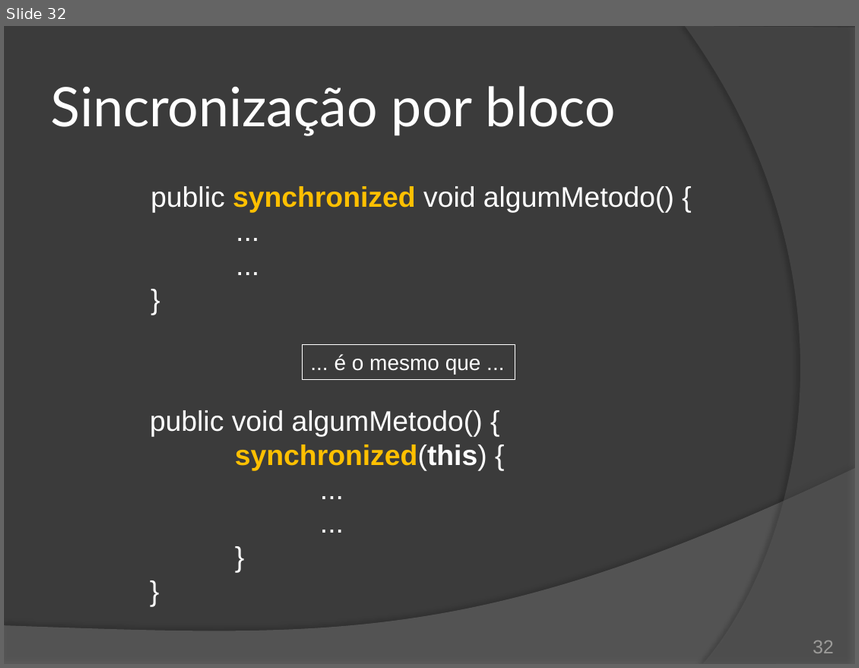
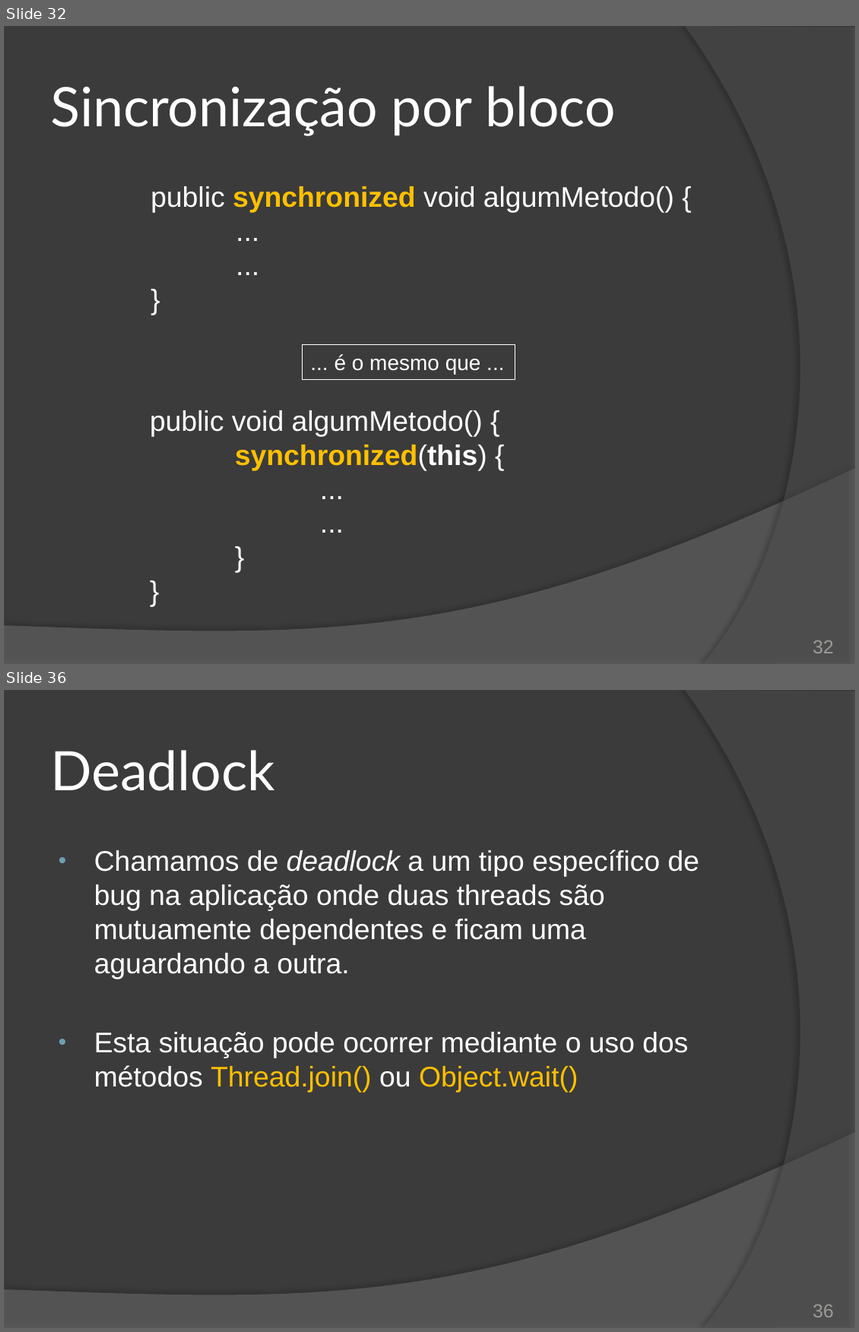
Before and after one commit to duchesqui/slzvieira-training, a slide deck: 2-Java-Programmer-Modulo-II/14.Capitulo08.pptx. Shown one above the other, each under a label of ours: slide 32 before the commit, slides 32 and 36 after it; the slides between them are not shown. The pictures are 859x668 and 859x1332 pixels, drawn with LibreOffice and Linux fonts; fonts in the diff are those of the drawing. Boxes give left, top, right and bottom in pixels: in the first picture for what was removed or moved away, otherwise in the second. Text is boxed around its words. In the diff, an @@ line names an element or a change of style, - is before the commit and + after.

Commit message:
Slides final do capítulo 8 - Threads.

```diff
--- a/2-Java-Programmer-Modulo-II/14.Capitulo08.pptx
+++ b/2-Java-Programmer-Modulo-II/14.Capitulo08.pptx
@@ slide 36 added at [4,690,855,1328], background #3B3B3B; not listed: 2 template elements that a slide beside it also shows @@
@@ title added at [51,750,275,791], 46 pt, text #FFFFFF @@
+Deadlock
@@ text added at [94,850,700,1093], 24 pt, text #FFFFFF @@
+• Chamamos de deadlock a um tipo específico de bug na aplicação onde duas threads são mutuamente dependentes e ficam uma aguardando a outra.
+• Esta situação pode ocorrer mediante o uso dos métodos Thread.join() ou Object.wait()
@@ page number added at [813,1305,834,1318], 16 pt, text #9D9B9A @@
+36
```
Also in this commit, not shown: 1 slide changed, 4 other slides added, 1 slide removed, 5 other files.
